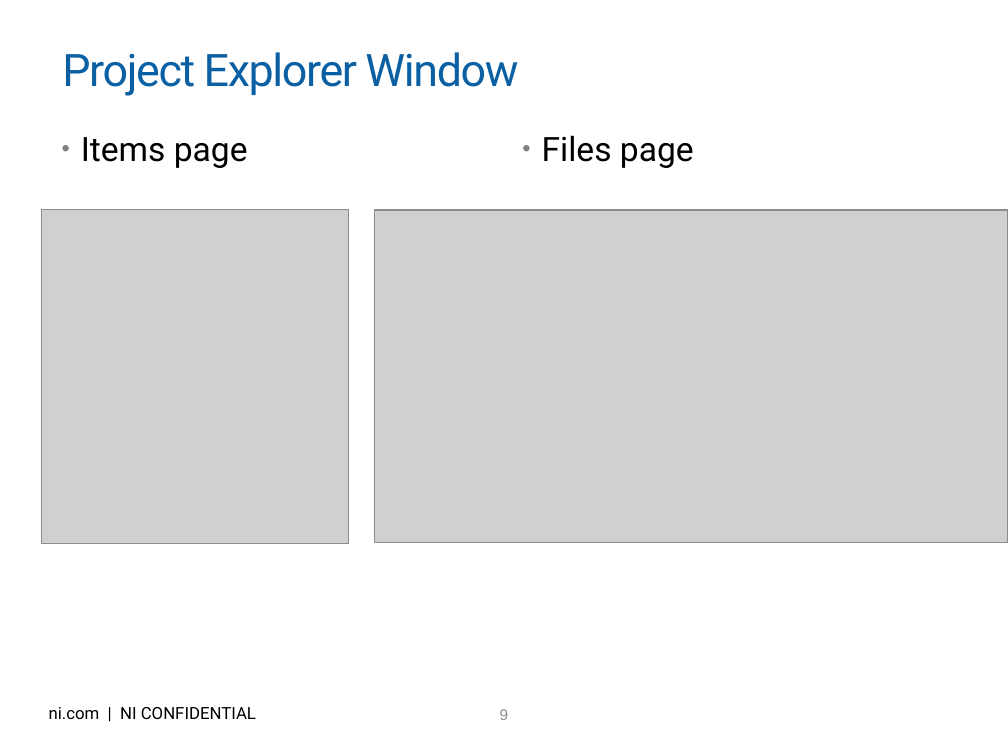
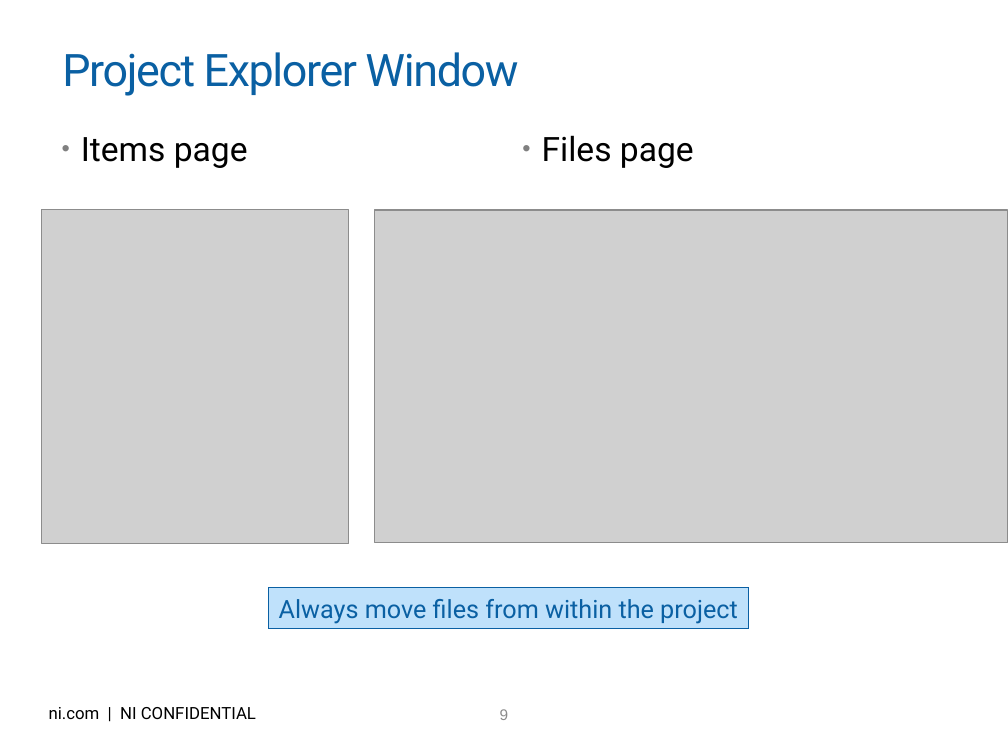
Before and after one commit to njhollenback/Presentations, a slide deck: slide 9 of LV for Advanced Apps - 10 Keys to Success.pptx. Drawn at 1008x756 pixels with LibreOffice and Linux fonts; fonts in the diff are those of the drawing; grey boxes stand for pictures; background and template pictures are left out. Boxes give left, top, right and bottom in pixels: in the first picture for what was removed or moved away, otherwise in the second. Text is boxed around its words. In the diff, an @@ line names an element or a change of style, - is before the commit and + after.

```diff
--- a/LV for Advanced Apps - 10 Keys to Success.pptx
+++ b/LV for Advanced Apps - 10 Keys to Success.pptx
@@ rectangle added at [269, 588, 749, 628], fill #BFE1FB, outline #0A60A3 0.75 pt, 18 pt, text #0A60A3 @@
+Always move files from within the project
```
Also in this commit, not shown: 7 other slides changed, 4 slides added, 3 slides removed.
